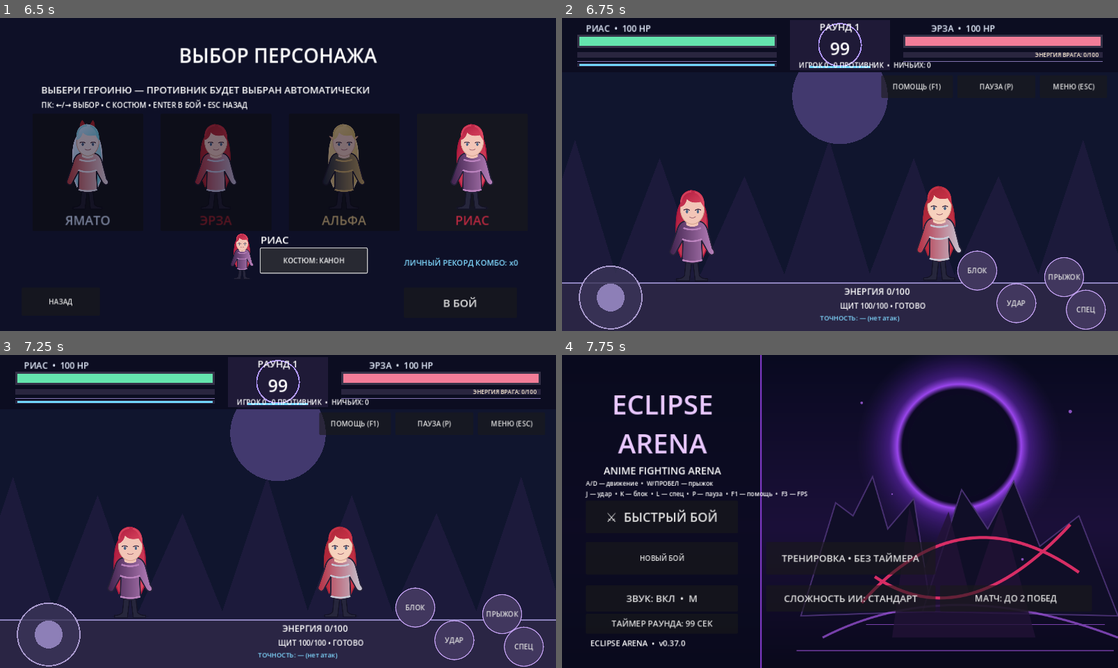
Above: before the commit, frames 1-4 (two rows, left to right).
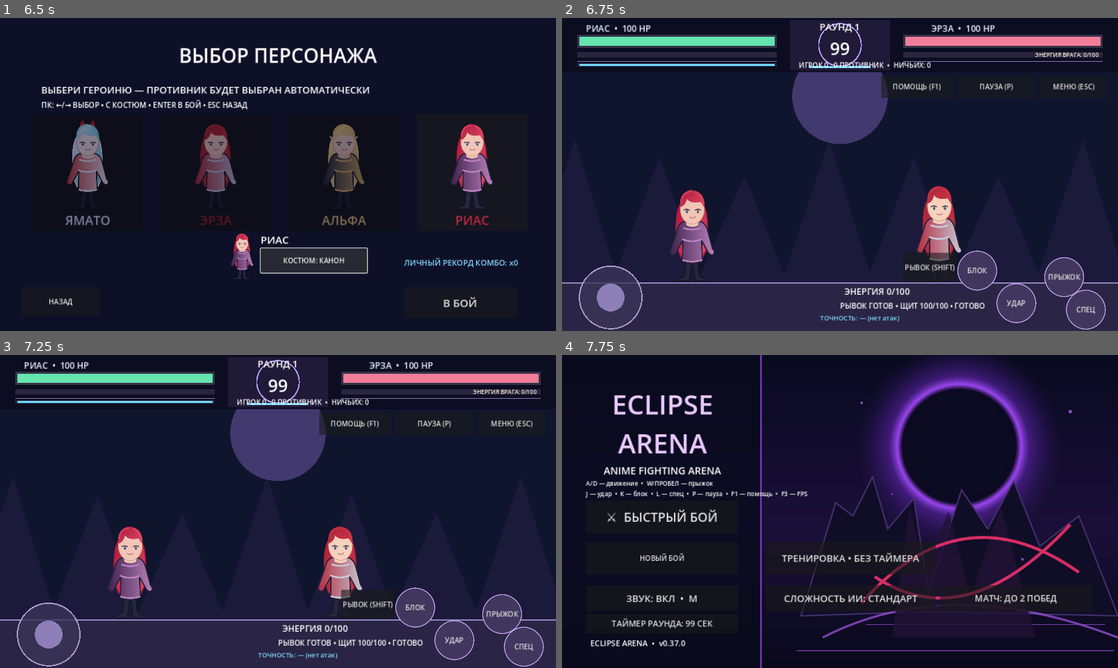
Above: after the commit, the same moments.

Repository: PerchikHot/Eclipse-Arena-
Game: Godot game, scene res://scenes/Main.tscn
The game is run twice, just before and just after one commit, with the same random seed, the same clock (stepped at 60 frames per second) and the same inputs.
Inputs:
- Up to frame 1 (6.5 s): click "⚔ БЫСТРЫЙ БОЙ" at 0.5 s; click "ЯМАТО" at 1.25 s; click "ЭРЗА" at 2 s; click "АЛЬФА" at 2.75 s; click "РИАС" at 3.5 s; click "КОСТЮМ: КАНОН" at 4.25 s; click "КОСТЮМ: БОЕВОЙ" at 5 s; click "КОСТЮМ: ПЛЯЖНЫЙ" at 5.75 s
- Up to frame 2 (6.75 s): click "В БОЙ" at 6.5 s
- Up to frame 3 (7.25 s): no input
- Up to frame 4 (7.75 s): click "МЕНЮ (ESC)" at 7.25 s

Frame 1 is identical in both runs. In frame 2, 0.6% of the frame differs, in the area x 50-77%, y 74-94%; in frame 3, 0.5%; in frame 4, nothing differs.

Commit message:
feat(eclipse-arena): cooldown-based evasive dash with mobile button and stamina cost

Diff:
--- a/scripts/main.gd
+++ b/scripts/main.gd
@@ -83,6 +83,11 @@
 # Guard cannot be held indefinitely: it must recover after exhaustion.
 var guard_stamina := 100.0
 var guard_exhausted := false
+# A timed evasive dash uses guard stamina; it cannot be spammed while held.
+var dash_cooldown := 0.0
+var dash_invulnerable := 0.0
+var dash_queued := false
+var dash_button: Button
 var skill_energy := 0.0
 var skill_cost := 40.0
 var enemy_energy := 0.0
@@ -179,6 +184,12 @@
         held[label] = false
         button.button_down.connect(func(): held[label] = true)
         button.button_up.connect(func(): held[label] = false)
+    dash_button = Button.new()
+    dash_button.text = "РЫВОК" if OS.has_feature("mobile") else "РЫВОК (SHIFT)"
+    dash_button.position = Vector2(785, 540)
+    dash_button.size = Vector2(115, 68)
+    dash_button.pressed.connect(func(): dash_queued = true)
+    add_child(dash_button)
     player_name_label = Label.new()
     player_name_label.position = Vector2(55, 10)
     player_name_label.add_theme_font_size_override("font_size", 20)
@@ -291,7 +302,7 @@
     add_child(pause_overlay)
     # Desktop-only help can be opened during a match or while paused.
     controls_help_label = Label.new()
-    controls_help_label.text = "УПРАВЛЕНИЕ (кнопка — скрыть) …(62 unchanged characters)… \nПРЫЖОК / УДАР / БЛОК / СПЕЦ — справа\nПАУЗА — остановить бой  •  МЕНЮ — выйти\nПосле раунда: ЗАНОВО или СМЕНИТЬ БОЙЦА" if OS.has_feature("mobile") else "УПРАВЛЕНИЕ (F1 — скрыть)\nБой на паузе, пока открыта помощь\nA/D — движение  •  W/ПРОБЕЛ — прыжок\nJ — удар  •  K — блок  •  L — спец\nP — пауза  •  M — звук  •  F3 — FPS  •  ESC — закрыть помощь\nПосле раунда: R — заново  •  Q — боец"
+    controls_help_label.text = "УПРАВЛЕНИЕ (кнопка — скрыть) …(62 unchanged characters)… \nПРЫЖОК / УДАР / БЛОК / СПЕЦ — справа\nРЫВОК — уклонение (30 щита)  •  ПАУЗА — остановить бой  •  МЕНЮ — выйти\nПосле раунда: ЗАНОВО или СМЕНИТЬ БОЙЦА" if OS.has_feature("mobile") else "УПРАВЛЕНИЕ (F1 — скрыть)\nБой на паузе, пока открыта помощь\nA/D — движение  •  W/ПРОБЕЛ — прыжок\nJ — удар  •  K — блок  •  L — спец\nSHIFT — рывок  •  P — пауза  •  M — звук  •  F3 — FPS  •  ESC — помощь\nПосле раунда: R — заново  •  Q — боец"
     controls_help_label.position = Vector2(355, 185)
     controls_help_label.size = Vector2(580, 240)
     controls_help_label.horizontal_alignment = HORIZONTAL_ALIGNMENT_CENTER
@@ -670,6 +681,7 @@
     # the arena cannot trigger a stuck attack, block, or movement.
     joystick_touch = -1
     joystick_axis = 0.0
+    dash_queued = false
     for key in held.keys():
         held[key] = false
     menu_layer.visible = true
@@ -677,6 +689,7 @@
     for key in controls.keys():
         controls[key].visible = false
     pause_button.visible = false
+    dash_button.visible = false
     pause_toggle_button.visible = false
     controls_help_button.visible = false
     cooldown_label.visible = false
@@ -700,6 +713,7 @@
     for key in controls.keys():
         controls[key].visible = true
     pause_button.visible = true
+    dash_button.visible = true
     pause_toggle_button.visible = true
     controls_help_button.visible = true
     cooldown_label.visible = true
@@ -796,6 +810,9 @@
     block_timer = 0.0
     guard_stamina = 100.0
     guard_exhausted = false
+    dash_cooldown = 0.0
+    dash_invulnerable = 0.0
+    dash_queued = false
     skill_energy = 0.0
     enemy_energy = 0.0
     enemy_skill_fx = 0.0
@@ -950,6 +967,10 @@
         return
     if in_menu:
         return
+    if event.keycode == KEY_SHIFT and not manual_paused and not round_over:
+        dash_queued = true
+        get_viewport().set_input_as_handled()
+        return
     if event.keycode == KEY_P:
         toggle_pause()
         get_viewport().set_input_as_handled()
@@ -1056,6 +1077,8 @@
     enemy_hit_fx = maxf(0.0, enemy_hit_fx - delta)
     ai_timer -= delta
     attack_cooldown = maxf(0, attack_cooldown - delta)
+    dash_cooldown = maxf(0.0, dash_cooldown - delta)
+    dash_invulnerable = maxf(0.0, dash_invulnerable - delta)
     enemy_cooldown = maxf(0, enemy_cooldown - delta)
     var left_pressed: bool = Input.is_key_pressed(KEY_A) or joystick_axis < -0.2
     var right_pressed: bool = Input.is_key_pressed(KEY_D) or joystick_axis > 0.2
@@ -1078,6 +1101,17 @@
     else:
         block_timer = 0.0
     x_left += player_motion * 330 * delta
+    if dash_queued:
+        dash_queued = false
+        if dash_cooldown <= 0.0 and guard_stamina >= 30.0 and not guard_exhausted:
+            var dash_direction := signf(player_motion)
+            if dash_direction == 0.0:
+                dash_direction = 1.0 if x_left <= x_right else -1.0
+            x_left += dash_direction * 145.0
+            guard_stamina -= 30.0
+            dash_cooldown = 1.8
+            dash_invulnerable = 0.22
+            play_sound("jump")
     x_left = clampf(x_left, 50, 1230)
     if jump_pressed and y_left >= 610:
         velocity_y = -740
@@ -1148,7 +1182,7 @@
             if enemy_windup <= 0.0:
                 enemy_attack_fx = 0.3 if enemy_pending_special else 0.18
                 play_sound("swing")
-                if absf(x_left - x_right) < 145.0 and absf(y_left - 610.0) < 120.0:
+                if dash_invulnerable <= 0.0 and absf(x_left - x_right) < 145.0 and absf(y_left - 610.0) < 120.0:
                     player_hit_fx = 0.22
                     impact_flash = 0.15
                     play_sound("hit")
@@ -1177,7 +1211,7 @@
     # Communicate when the special attack is usable and when blocking is active.
     skill_label.text = ("СПЕЦ ГОТОВ %d/100" if skill_energy >= skill_cost else "ЭНЕРГИЯ %d/100") % int(skill_energy)
     update_enemy_energy_label()
-    cooldown_label.text = ("⚠ ВРАГ ГОТОВИТ УДАР!  " if enemy_windup  …(270 unchanged characters)…
+    cooldown_label.text = ("РЫВОК %.1fс • " % dash_cooldown if dash_cooldown > 0.0 else "РЫВОК ГОТОВ • ") + ("⚠ ВРАГ ГОТОВИТ УДАР!  " if enemy_windup  …(270 unchanged characters)…
     update_health_labels()
     queue_redraw()
 
@@ -1195,6 +1229,9 @@
         draw_circle(joystick_center + Vector2(joystick_axis * 43.0, 0), 32.0, Color("#9788c2", 0.9))
     draw_sprite_fighter(Vector2(x_left, y_left), selected_fighter, x_right >= x_left, player_motion, player_attack_fx, player_hit_fx, hp_left)
     draw_sprite_fighter(Vector2(x_right, 610), enemy_fighter, x_left >= x_right, enemy_motion, enemy_attack_fx, enemy_hit_fx, hp_right)
+    if dash_invulnerable > 0.0:
+        draw_arc(Vector2(x_left, y_left - 115.0), 85.0, 0.0, TAU, 40,
+            Color("#5be7ff", 0.85), 6.0)
     if enemy_windup > 0.0:
         # Red windup ring is a visual dodge/block cue on touch and keyboard.
         draw_arc(Vector2(x_right, 485), 88.0, 0.0, TAU, 48,
